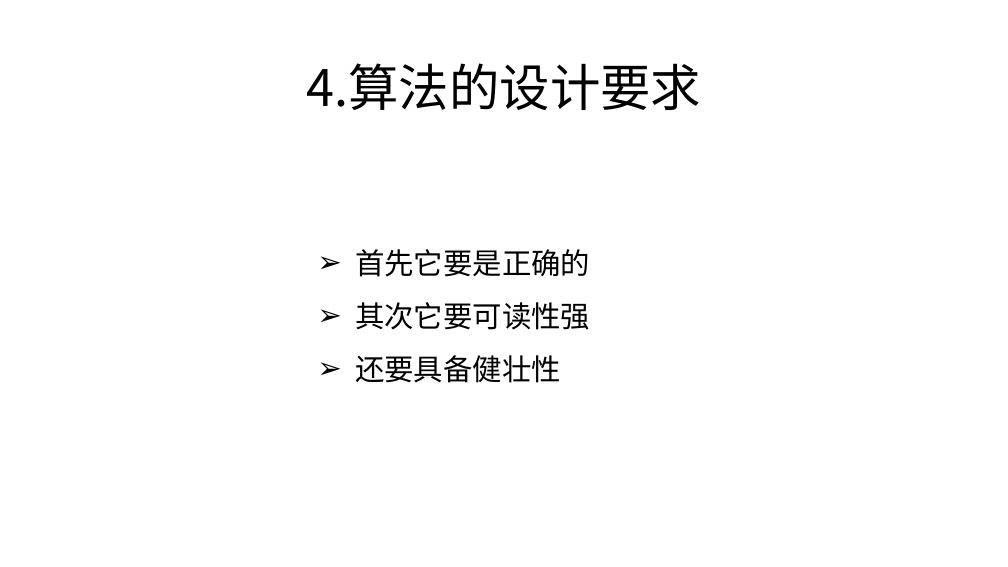
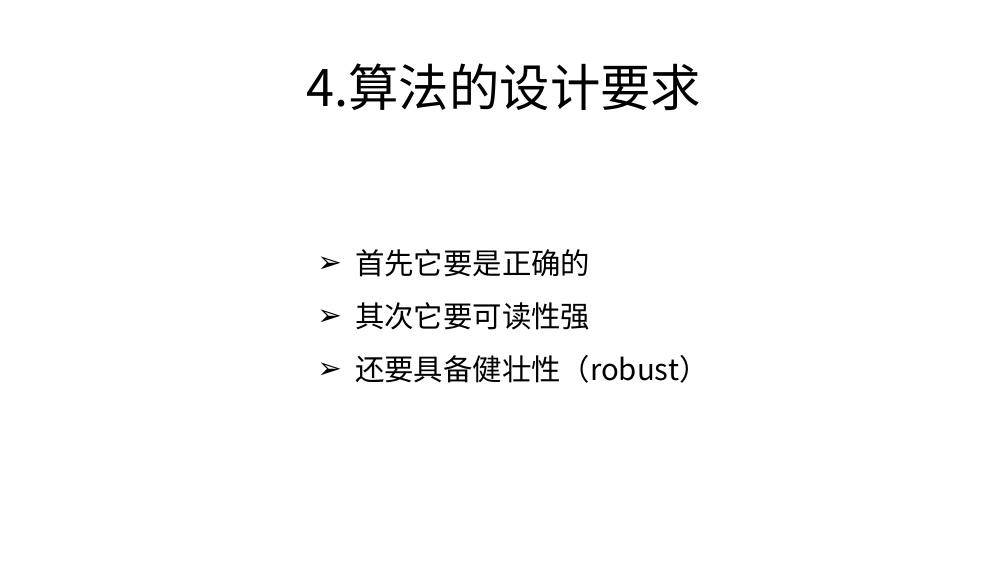
Before and after one commit to zjyesir/hmc_data_structure, a slide deck: slide 7 of ppt/1.2算法.pptx. Drawn at 1008x567 pixels with LibreOffice and Linux fonts; fonts in the diff are those of the drawing; background and template pictures are left out. Boxes give left, top, right and bottom in pixels: in the first picture for what was removed or moved away, otherwise in the second. Text is boxed around its words. In the diff, an @@ line names an element or a change of style, - is before the commit and + after.

```diff
--- a/ppt/1.2算法.pptx
+++ b/ppt/1.2算法.pptx
@@ text at box(355, 355, 708, 383): text changed @@
-➢ 还要具备健壮性
+➢ 还要具备健壮性（robust）
```
Also in this commit, not shown: 5 other files.
